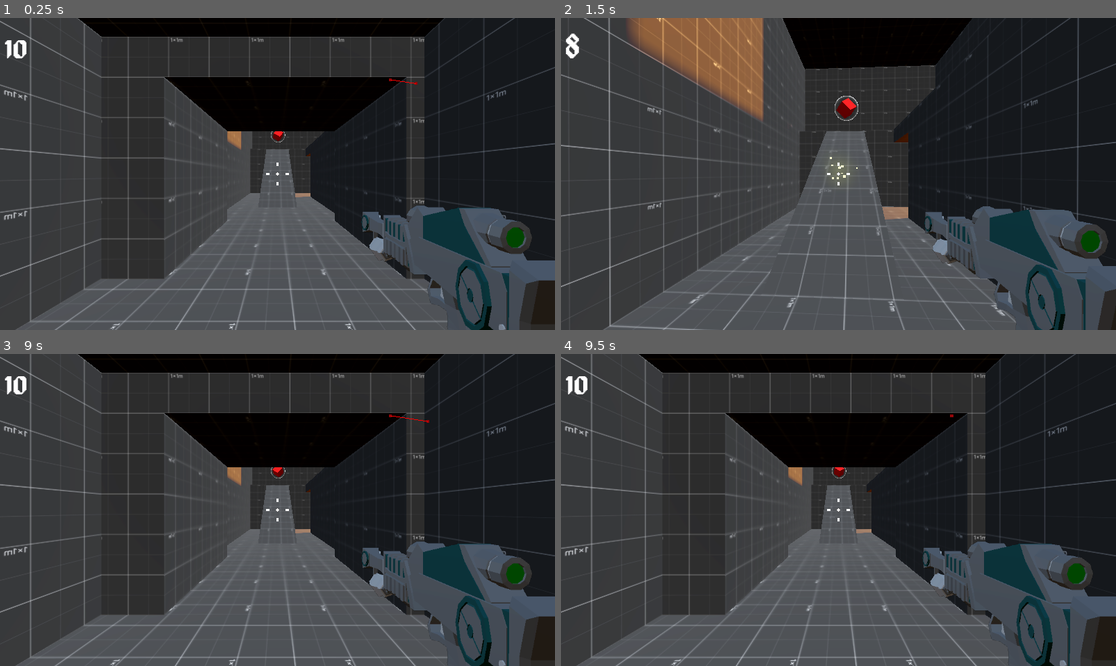
Above: before the commit, frames 1-4 (two rows, left to right).
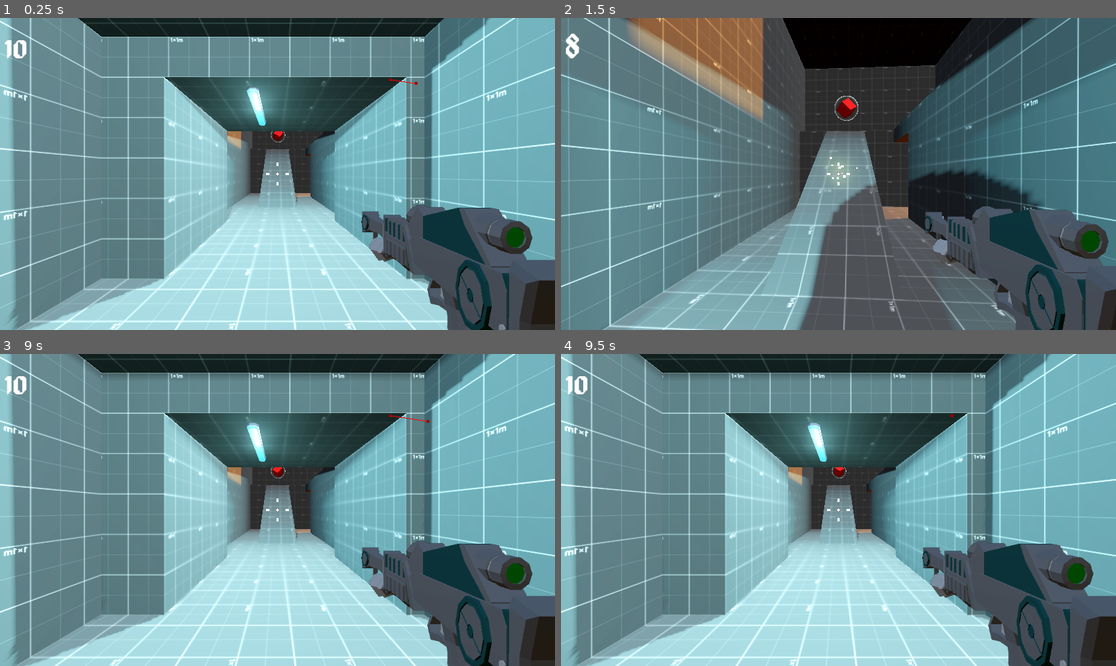
Above: after the commit, the same moments.

Repository: ericvennemeyer/RoboRampage
Game: Godot game, scene res://Levels/main_level.tscn
Two runs of this game, one before a commit and one after it. Both use one fixed random seed, a clock stepped at 60 frames per second and the inputs below.
Inputs (mouse positions are in pixels of both pictures, inside the frame that each line leads up to):
- Up to frame 1 (0.25 s): no input
- Up to frame 2 (1.5 s): tap Enter at 0.5 s; move the mouse to (866, 174) at 0.52 s; press the mouse at (866, 174) at 0.53 s; hold W (move_forward) from 0.53 s (still down); tap Space (jump) at 0.77 s; move the mouse to (810, 174) at 1.27 s; release the mouse at (810, 174) at 1.28 s; click (810, 174) at 1.35 s
- Up to frame 3 (9 s): tap Space (jump) at 1.52, 3.02, 3.77, 4.52, 6.02, 6.77, 7.52 s; move the mouse to (288, 503) at 2.02 s; hold Right mouse button (aim) 2.03-2.78 s; click (288, 503) at 2.3 s; move the mouse to (271, 516) at 2.77 s; tap Mouse wheel up (next_weapon) at 2.85 s; click (271, 516) at 3.05 s; move the mouse to (316, 513) at 3.52 s; hold Mouse wheel down (previous_weapon) 3.53-4.28 s; click (316, 513) at 3.8 s; move the mouse to (233, 506) at 4.27 s; tap 1 (weapon_1) at 4.35 s; click (233, 506) at 4.55 s; move the mouse to (283, 510) at 5.02 s; hold 2 (weapon_2) 5.03-5.78 s; click (283, 510) at 5.3 s; move the mouse to (255, 503) at 5.77 s; release W (move_forward) at 5.78 s; hold D (move_right) 5.78-6.53 s; click (255, 503) at 5.85 s; move the mouse to (305, 510) at 6.52 s; press the mouse at (305, 510) at 6.53 s; hold W (move_forward) 6.53-8.75 s; move the mouse to (249, 510) at 7.27 s; release the mouse at (249, 510) at 7.28 s; right-click (249, 510) at 7.35 s; click (249, 510) at 7.55 s; move the mouse to (288, 503) at 8.02 s; hold Mouse wheel up (next_weapon) 8.03-8.75 s; click (288, 503) at 8.3 s; click "AGAIN" at 8.75 s
- Up to frame 4 (9.5 s): no input

The runs differ from the first frame. In frame 1, 89% of the frame differs, in the area x 0-100%, y 0-100%; in frame 2, 59%; in frame 3, 89%; in frame 4, 89%.

Commit message:
4.36 - 4.38 -- Kinda half-assed watched the last few, but did implement bug fixes in 4.38

Diff:
--- a/Levels/main_level.tscn
+++ b/Levels/main_level.tscn
@@ -7,6 +7,7 @@
 [ext_resource type="PackedScene" uid="uid://bd3f8kccnxiwh" path="res://Pickups/bullet_pickup.tscn" id="5_k6a8t"]
 [ext_resource type="PackedScene" uid="uid://mb5oxocp7u2s" path="res://Pickups/small_bullet_pickup.tscn" id="6_wcg7u"]
 [ext_resource type="PackedScene" uid="uid://v31m3l03cpaq" path="res://Hazards/lava.tscn" id="7_wcg7u"]
+[ext_resource type="PackedScene" uid="uid://cjwtpgy83nigf" path="res://Assets/36_RR_G3D - Props/Light.glb" id="8_2clls"]
 
 [sub_resource type="ProceduralSkyMaterial" id="ProceduralSkyMaterial_8xii8"]
 sky_horizon_color = Color(0.662243, 0.671743, 0.686743, 1)
@@ -291,6 +292,35 @@
 [node name="OmniLight3D" parent="Lava/Lava3" index="2"]
 omni_range = 20.0
 
+[node name="Decoration" type="Node3D" parent="."]
+
+[node name="Ceiling" type="Node3D" parent="Decoration"]
+transform = Transform3D(1, 0, 0, 0, 1, 0, 0, 0, 1, 0, 3, 0)
+
+[node name="Light" parent="Decoration/Ceiling" instance=ExtResource("8_2clls")]
+transform = Transform3D(-4.37114e-08, 0, -1, 0, 1, 0, 1, 0, -4.37114e-08, 2, 0, 6)
+
+[node name="OmniLight3D" type="OmniLight3D" parent="Decoration/Ceiling/Light"]
+transform = Transform3D(1, 0, 0, 0, 1, 0, 0, 0, 1, 0, -0.2, 0)
+light_color = Color(0.568627, 0.909804, 0.956863, 1)
+light_energy = 2.0
+light_specular = 0.75
+shadow_enabled = true
+omni_range = 10.0
+omni_attenuation = 0.25
+
+[node name="Light2" parent="Decoration/Ceiling" instance=ExtResource("8_2clls")]
+transform = Transform3D(-1, 0, 8.74228e-08, 0, 1, 0, -8.74228e-08, 0, -1, -2, -0.5, 6)
+
+[node name="OmniLight3D" type="OmniLight3D" parent="Decoration/Ceiling/Light2"]
+transform = Transform3D(1, 0, 0, 0, 1, 0, 0, 0, 1, 0, -0.2, 0)
+light_color = Color(0.568627, 0.909804, 0.956863, 1)
+light_energy = 2.0
+light_specular = 0.75
+shadow_enabled = true
+omni_range = 10.0
+omni_attenuation = 0.25
+
 [editable path="Lava/Lava"]
 [editable path="Lava/Lava2"]
 [editable path="Lava/Lava3"]
--- a/Player/ammo_handler.gd
+++ b/Player/ammo_handler.gd
@@ -3,6 +3,7 @@
 
 
 @export var ammo_label: Label
+@export var weapon_handler: Node3D
 
 
 enum ammo_type {
@@ -23,12 +24,12 @@
 func use_ammo(type: ammo_type) -> void:
 	if has_ammo(type):
 		ammo_storage[type] -= 1
-		update_ammo_label(type)
+		update_ammo_label(weapon_handler.get_weapon_ammo())
 
 
 func add_ammo(type: ammo_type, amount: int) -> void:
 	ammo_storage[type] += amount
-	update_ammo_label(type)
+	update_ammo_label(weapon_handler.get_weapon_ammo())
 
 
 func update_ammo_label(type: ammo_type) -> void:
--- a/Player/player.tscn
+++ b/Player/player.tscn
@@ -136,10 +136,11 @@
 ammo_handler = NodePath("../../AmmoHandler")
 ammo_type = 1
 
-[node name="AmmoHandler" type="Node" parent="SubViewportContainer/SubViewport/WeaponCamera" node_paths=PackedStringArray("ammo_label")]
+[node name="AmmoHandler" type="Node" parent="SubViewportContainer/SubViewport/WeaponCamera" node_paths=PackedStringArray("ammo_label", "weapon_handler")]
 unique_name_in_owner = true
 script = ExtResource("6_00tjw")
 ammo_label = NodePath("../../../../MarginContainer/AmmoLabel")
+weapon_handler = NodePath("../WeaponHandler")
 
 [node name="CenterContainer" type="CenterContainer" parent="."]
 anchors_preset = 15
--- a/Player/weapon_handler.gd
+++ b/Player/weapon_handler.gd
@@ -48,6 +48,10 @@
 	return 0
 
 
+func get_weapon_ammo() -> AmmoHandler.ammo_type:
+	return get_child(get_current_index()).ammo_type
+
+
 """
 class_name WeaponManager
 extends Node3D
--- a/Weapons/hitscan_weapon.gd
+++ b/Weapons/hitscan_weapon.gd
@@ -40,8 +40,9 @@
 		weapon_mesh.position.z += recoil
 		var collider = ray_cast_3d.get_collider()
 		printt("Weapon Fired!", collider)
-		if collider is Enemy:
-			collider.hitpoints -= weapon_damage
-		var spark = sparks.instantiate()
-		add_child(spark)
-		spark.global_position = ray_cast_3d.get_collision_point()
+		if ray_cast_3d.is_colliding():
+			if collider is Enemy:
+				collider.hitpoints -= weapon_damage
+			var spark = sparks.instantiate()
+			add_child(spark)
+			spark.global_position = ray_cast_3d.get_collision_point()
Binary file added: Assets/36_RR_G3D - Props/Cap.glb
Not shown, added: Assets/36_RR_G3D - Props/Cap.glb.import
Binary file added: Assets/36_RR_G3D - Props/Cap_Palette-Base-SF.png
Not shown, added: Assets/36_RR_G3D - Props/Cap_Palette-Base-SF.png.import
Binary file added: Assets/36_RR_G3D - Props/Container.glb
Not shown, added: Assets/36_RR_G3D - Props/Container.glb.import
Binary file added: Assets/36_RR_G3D - Props/Container_Palette-Base-SF.png
Not shown, added: Assets/36_RR_G3D - Props/Container_Palette-Base-SF.png.import
Binary file added: Assets/36_RR_G3D - Props/Floor.glb
Not shown, added: Assets/36_RR_G3D - Props/Floor.glb.import
Binary file added: Assets/36_RR_G3D - Props/FloorTile.glb
Not shown, added: Assets/36_RR_G3D - Props/FloorTile.glb.import
(and 35 more such lines)
